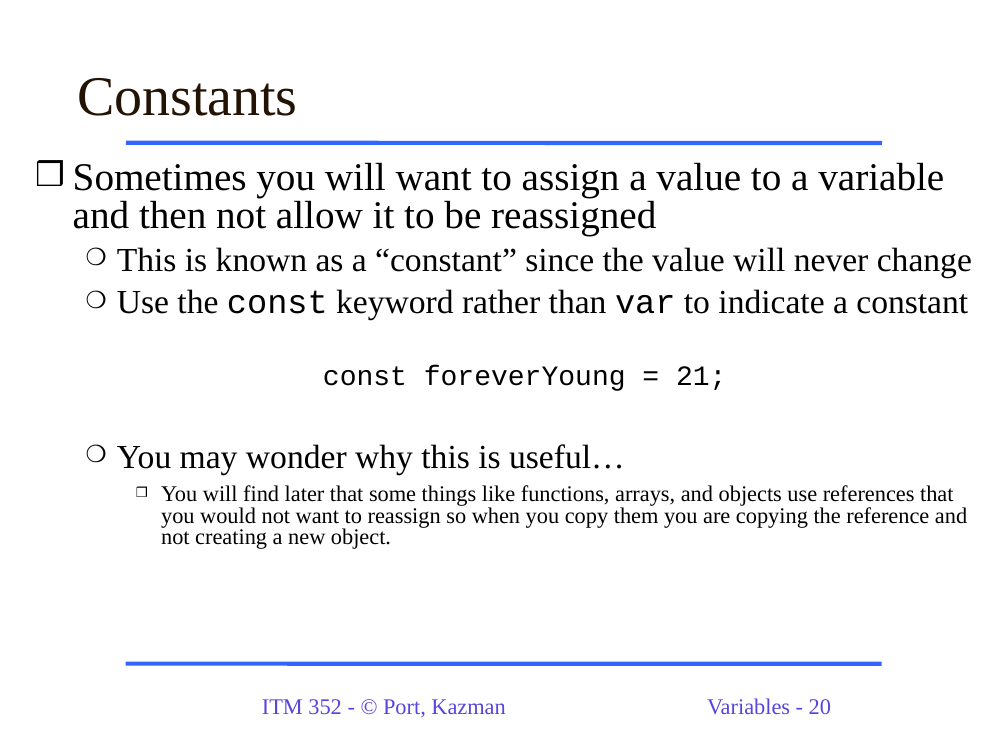
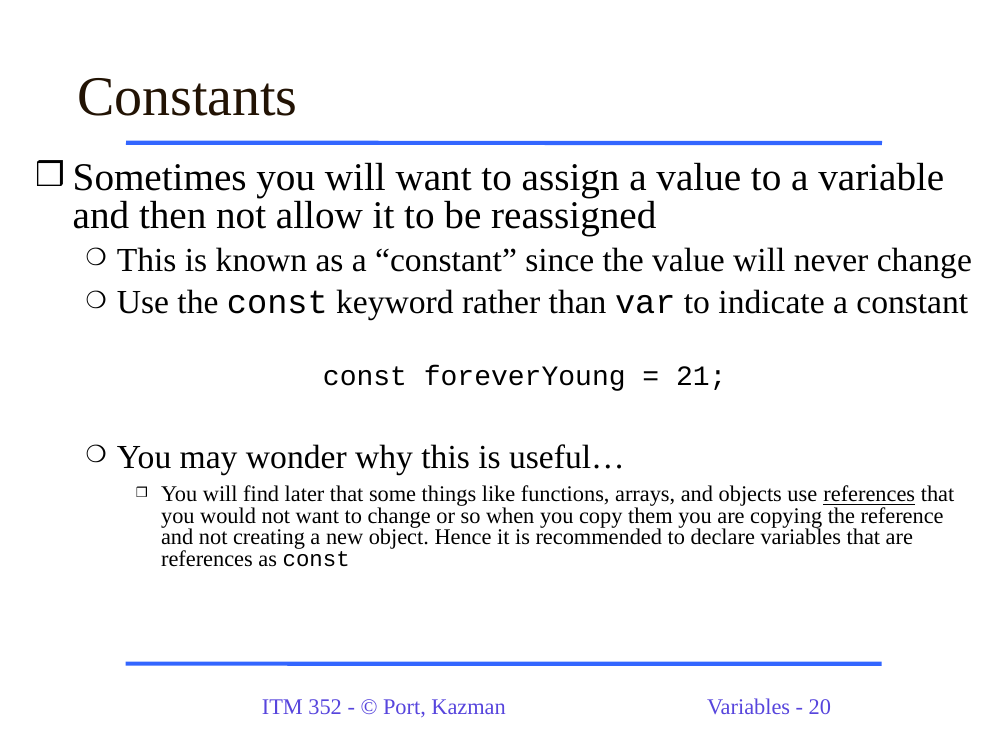
Before and after one commit to dport96/ITM352, a slide deck: slide 20 of morea/050.variables_data_types/ITM352_data_types_variables.ppt. Drawn at 1008x756 pixels with LibreOffice and Linux fonts; fonts in the diff are those of the drawing. Boxes give left, top, right and bottom in pixels: in the first picture for what was removed or moved away, otherwise in the second. Text is boxed around its words. In the diff, an @@ line names an element or a change of style, - is before the commit and + after.

```diff
--- a/morea/050.variables_data_types/ITM352_data_types_variables.ppt
+++ b/morea/050.variables_data_types/ITM352_data_types_variables.ppt
@@ text at (x1=161, y1=485, x2=954, y2=567): text changed @@
-    ❒ You will find later that some things like functions, arrays, and objects use references that you would not want to reassign so when you copy them you are copying the reference and not creating a new object.
+    ❒ You will find later that some things like functions, arrays, and objects use references that you would not want to change or so when you copy them you are copying the reference and not creating a new object. Hence it is recommended to declare variables that are references as const
```
Also in this commit, not shown: 3 other slides changed.
